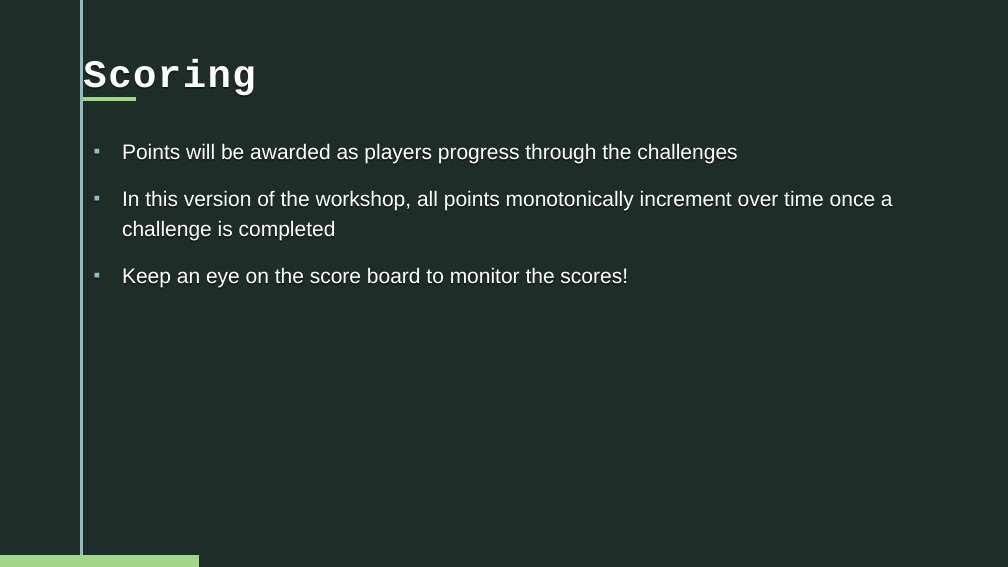
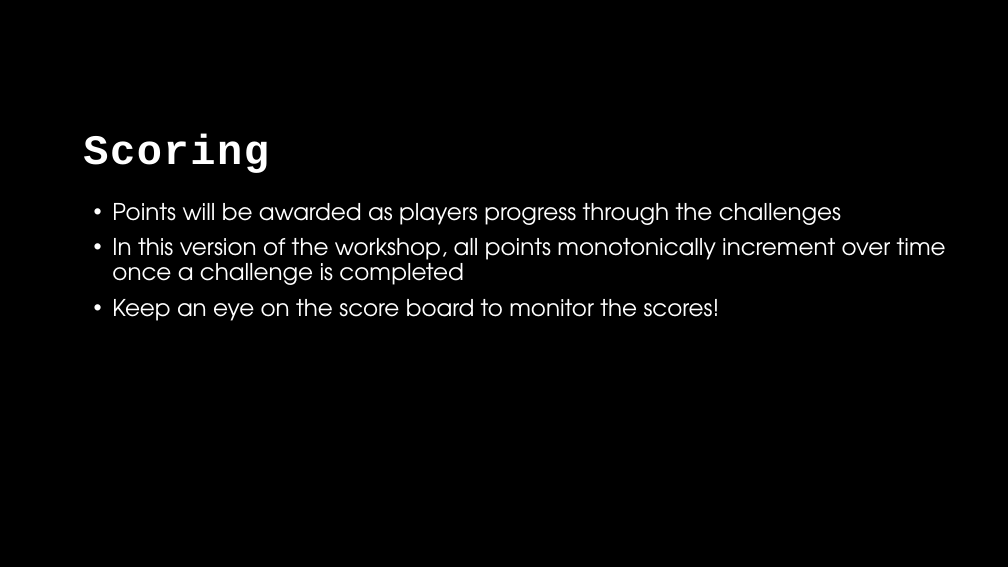
Before and after one commit to opensourcecorp/workshops, a slide deck: slide 11 of linux/docs/Linux-Workshop.odp. Drawn at 1008x567 pixels with LibreOffice and Linux fonts; fonts in the diff are those of the drawing; background and template pictures are left out. Boxes give left, top, right and bottom in pixels: in the first picture for what was removed or moved away, otherwise in the second. Text is boxed around its words. In the diff, an @@ line names an element or a change of style, - is before the commit and + after.

```diff
--- a/linux/docs/Linux-Workshop.odp
+++ b/linux/docs/Linux-Workshop.odp
@@ background picture (left out) to #000000 @@
@@ freeform shape removed at (80,0,84,566) @@
@@ freeform shape removed at (84,97,136,101) @@
@@ text "Scoring": place and size @@
-text "Scoring" at (83,59,255,98)
+text "Scoring" at (83,133,269,173)
@@ text "Scoring" at (83,133,269,173): size 27.8 to 30 pt; line spacing 1.1 to 0.9; less space between paragraphs @@
@@ text "Points will be awarded as ...": place and size @@
-text "Points will be awarded as ..." at (122,145,893,287)
+text "Points will be awarded as ..." at (112,203,946,321)
@@ text "Points will be awarded as ..." at (112,203,946,321): size 15 to 16.5 pt, font Arial to TeX Gyre Adventor; bullet ▪ to •; line spacing 1.2 to 0.9; less space between paragraphs; bullet colour #8EC0C1 to #FFFFFF @@
@@ freeform shape removed at (0,554,200,566) @@
```
Also in this commit, not shown: 16 other slides changed, 1 slide removed.
